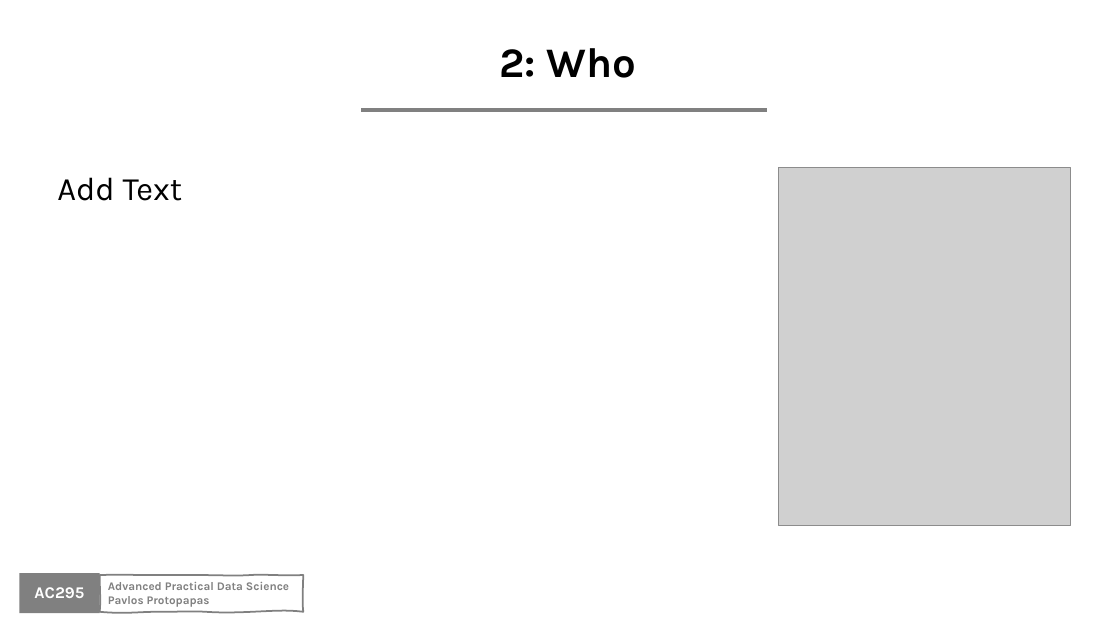
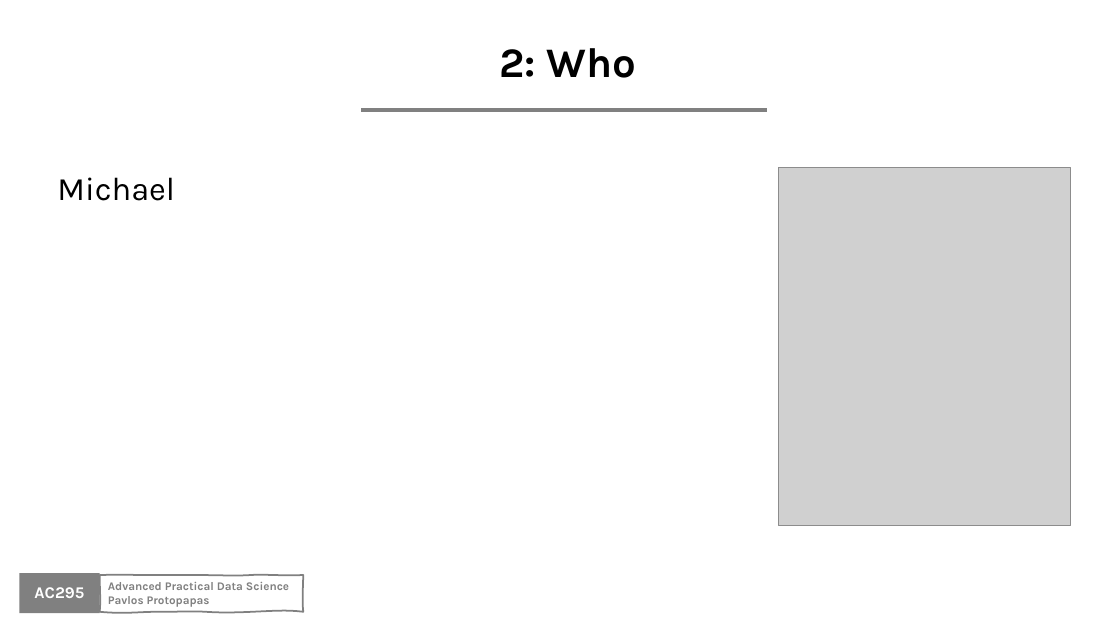
Before and after one commit to Harvard-IACS/2020-AC295, a slide deck: slide 5 of content/lectures/lecture1/presentation/lecture1_draft.pptx. Drawn at 1120x630 pixels with LibreOffice and Linux fonts; fonts in the diff are those of the drawing; grey boxes stand for pictures; background and template pictures are left out. Boxes give left, top, right and bottom in pixels: in the first picture for what was removed or moved away, otherwise in the second. Text is boxed around its words. In the diff, an @@ line names an element or a change of style, - is before the commit and + after.

```diff
--- a/content/lectures/lecture1/presentation/lecture1_draft.pptx
+++ b/content/lectures/lecture1/presentation/lecture1_draft.pptx
@@ text at [57,177,175,201]: text changed @@
-Add Text
+Michael
```
Also in this commit, not shown: 5 other slides changed, 6 slides added, 2 slides removed.
